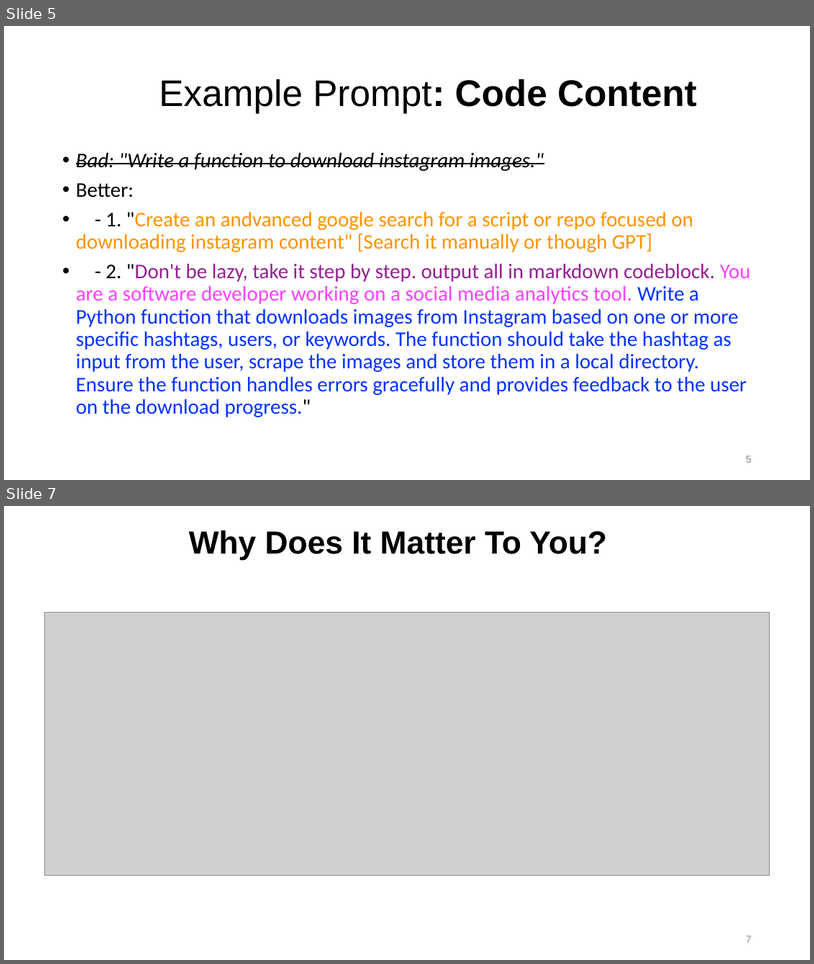
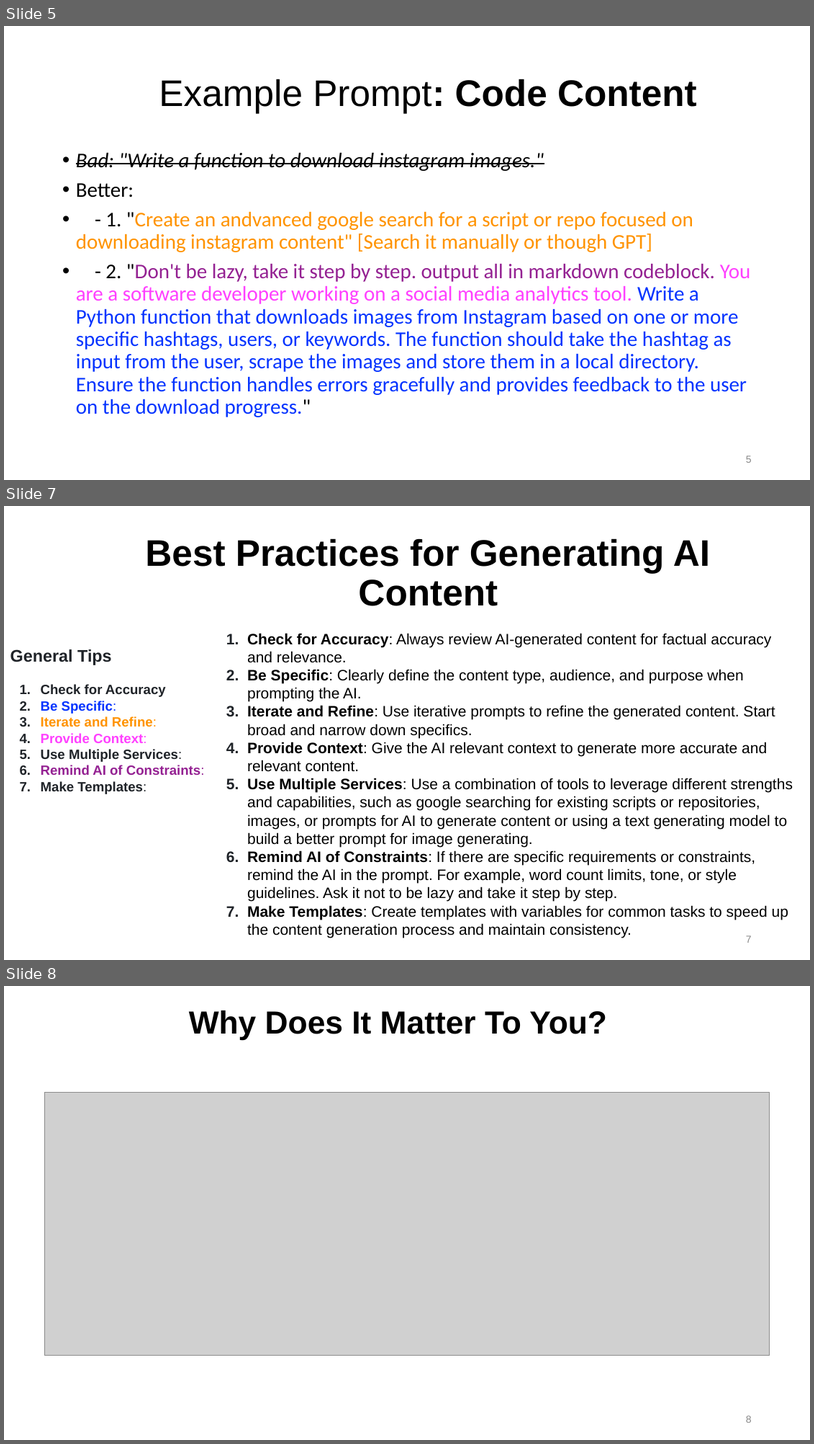
Before and after one commit to irregularchat/Counter_Malign_Information_Training, a slide deck: Counter_Malign_Information/4-Implement-For_Instructors/Lesson_Plans/Lesson_01-Creating_Synthetic_Content/Audio_Visual-Template/Lesson_Slide-Create_AI_Content-English.pptx. Shown one above the other, each under a label of ours: slides 5 and 7 before the commit, slides 5, 7 and 8 after it; the slides between them are not shown. The pictures are 814x964 and 814x1444 pixels, drawn with LibreOffice and Linux fonts; fonts in the diff are those of the drawing; grey boxes stand for pictures. Boxes give left, top, right and bottom in pixels: in the first picture for what was removed or moved away, otherwise in the second. Text is boxed around its words. In the diff, an @@ line names an element or a change of style, - is before the commit and + after.

Commit message:
added check on learning question at the end

```diff
--- a/Counter_Malign_Information/4-Implement-For_Instructors/Lesson_Plans/Lesson_01-Creating_Synthetic_Content/Audio_Visual-Template/Lesson_Slide-Create_AI_Content-English.pptx
+++ b/Counter_Malign_Information/4-Implement-For_Instructors/Lesson_Plans/Lesson_01-Creating_Synthetic_Content/Audio_Visual-Template/Lesson_Slide-Create_AI_Content-English.pptx
@@ slide 7 added at (x1=4, y1=506, x2=810, y2=960), background #FFFFFF @@
@@ title added at (x1=145, y1=538, x2=710, y2=606), 44 pt, text #000000, bold @@
+Best Practices for Generating AI Content
@@ text added at (x1=247, y1=633, x2=793, y2=937), 18 pt, text #000000 @@
+1. Check for Accuracy: Always review AI-generated content for factual accuracy and relevance.
+2. Be Specific: Clearly define the content type, audience, and purpose when prompting the AI.
+3. Iterate and Refine: Use iterative prompts to refine the generated content. Start broad and narrow down specifics.
+4. Provide Context: Give the AI relevant context to generate more accurate and relevant content.
+5. Use Multiple Services: Use a combination of tools to leverage different strengths and capabilities, such as google searching for existing scripts or repositories, images, or prompts for AI to generate content or using a text generating model to build a better prompt for image generating.
+6. Remind AI of Constraints: If there are specific requirements or constraints, remind the AI in the prompt. For example, word count limits, tone, or style guidelines. Ask it not to be lazy and take it step by step.
+7. Make Templates: Create templates with variables for common tasks to speed up the content generation process and maintain consistency.
@@ text added at (x1=10, y1=649, x2=205, y2=794), 16 pt, text #1F2328, bold @@
+General Tips
+1. Check for Accuracy
+2. Be Specific:
+3. Iterate and Refine:
+4. Provide Context:
+5. Use Multiple Services:
+6. Remind AI of Constraints:
+7. Make Templates:
@@ page number added at (x1=746, y1=935, x2=752, y2=942), 12 pt, text #888888 @@
+7
@@ what was slide 7 is now slide 8 @@
@@ page number at (x1=746, y1=1415, x2=752, y2=1422): text changed @@
-7
+8
```
Also in this commit, not shown: 1 other slide added, 2 other files.
